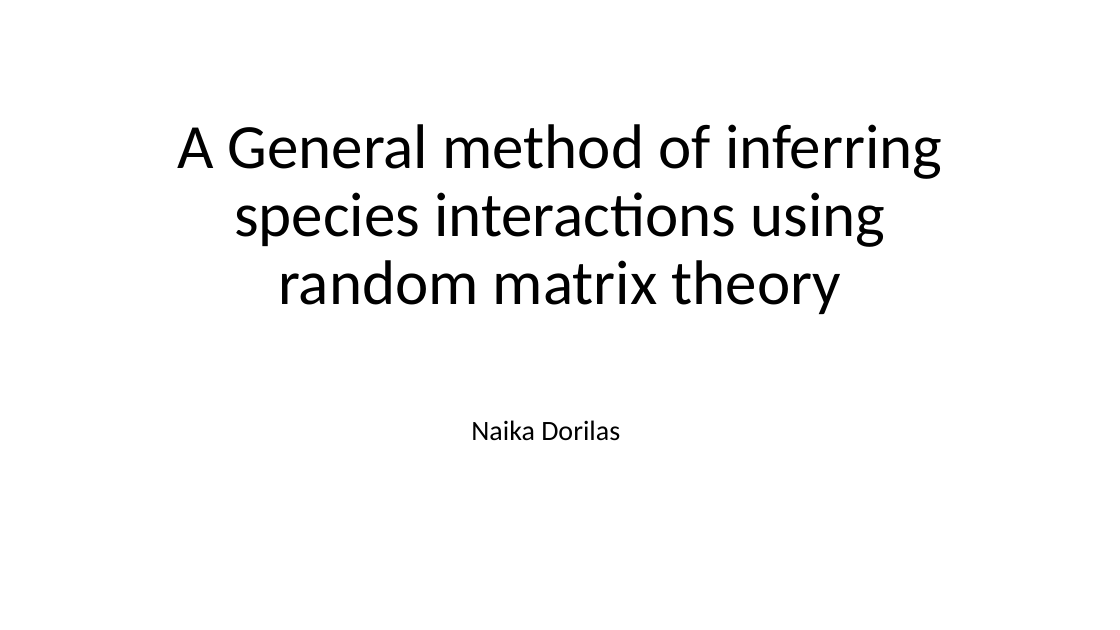
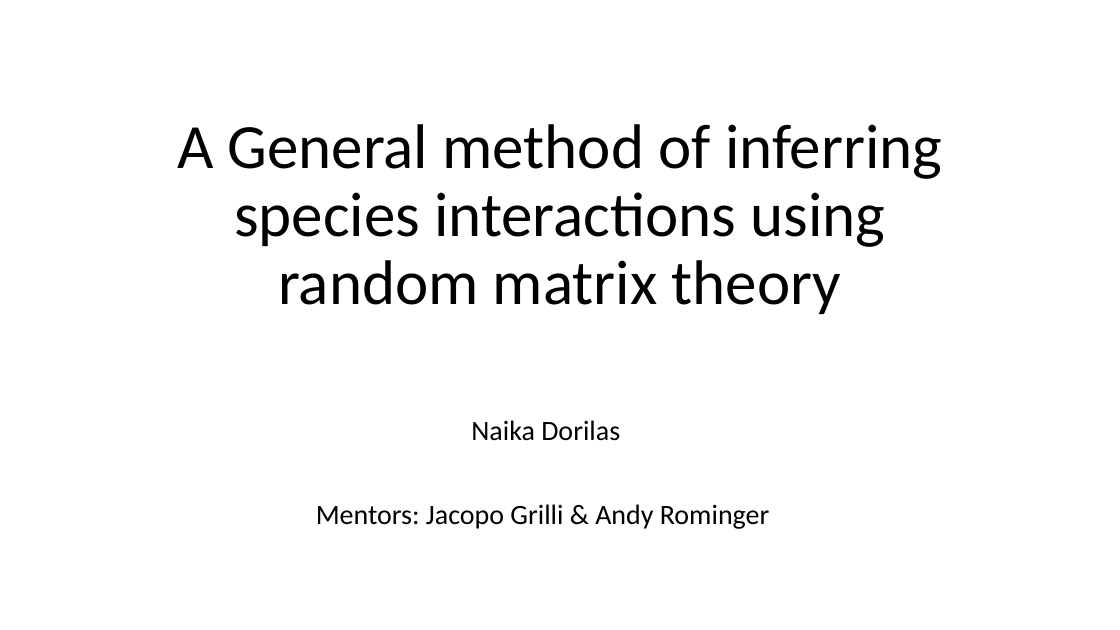
Before and after one commit to ndorilas2014/RMTProject, a slide deck: slide 1 of Presentation(RMT).pptx. Drawn at 1120x630 pixels with LibreOffice and Linux fonts; fonts in the diff are those of the drawing. Boxes give left, top, right and bottom in pixels: in the first picture for what was removed or moved away, otherwise in the second. Text is boxed around its words. In the diff, an @@ line names an element or a change of style, - is before the commit and + after.

```diff
--- a/Presentation(RMT).pptx
+++ b/Presentation(RMT).pptx
@@ subtitle at (316,504,769,529): paragraph added @@
+Mentors: Jacopo Grilli & Andy Rominger
```
Also in this commit, not shown: 8 other slides changed, 10 slides added, 3 slides removed, 36 other files.
